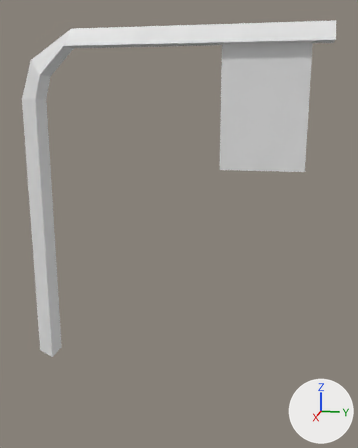
Before and after pictures for a commit that changed the FBX model client/Assets/Resources/Embeded/World/Location/FBX/fbTrafficLightMini.fbx.
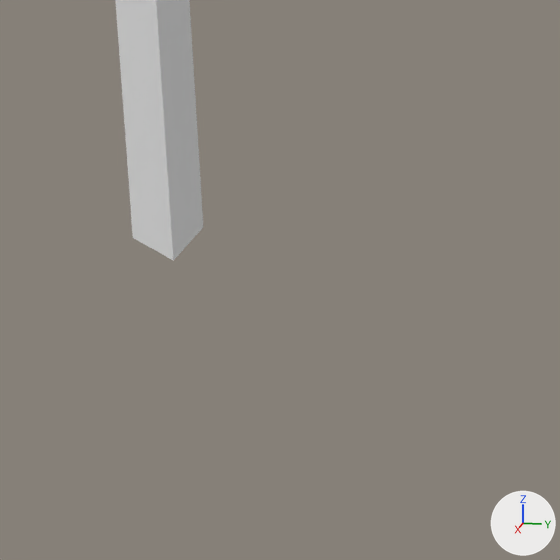
Each version is shown whole from a 50 mm lens placed at (11.14, 170.84, 3.79), pointed at (4.35, 169.48, 2.09), then close up on the part from 0% to 47% of the width and 62% to 100% of the height. Lighting does not change. The marker at lower right points along +X, +Y and +Z. Materials are left out; every surface is plain grey. Where no turn or scale is listed for an object, it has been applied to the vertices.

The older version as bpy lines, for what is in view:
```python
me_cylinder_010 = bpy.data.meshes.new('Cylinder.010')
me_cylinder_010.from_pydata(...)  # 68 vertices, 63 faces; spans x -0.18..0.17, y -0.85..3.36, z -0.07..4.75
me_cylinder_010.materials.append(mat_material_014)
# before: 0 (-0.01, -0.85, -0.07) at pixel (132, 237), 2 (-0.18, -0.55, -0.07) at pixel (203, 227), 4 (0.16, -0.55, -0.07) at pixel (173, 260), 13 (-0.01, -0.55, -0.07) at pixel (188, 243)
ob_cylinder_008 = bpy.data.objects.new('Cylinder.008', me_cylinder_010)
ob_cylinder_008.location = (4.475, 168.082, 0.0)
```
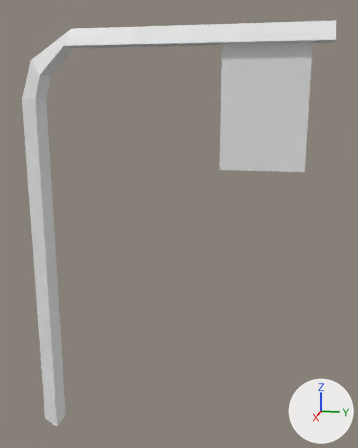
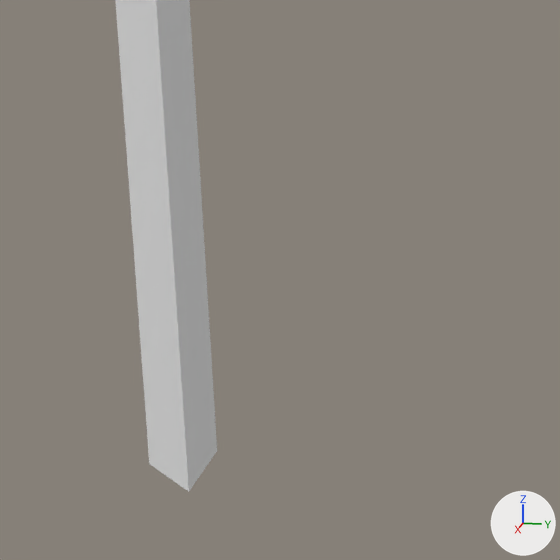
The newer file is also turned or shifted as a whole; pictures and numbers use the older file's frame.

Changed parts and their boxes [x1, y1, x2, y2] in the close-ups (560 x 560 px):
'Cylinder.008', reshaped: before [115, 0, 203, 261]; after [115, 0, 217, 492]

The change in detail:
me_cylinder_010 is used by ob_cylinder_008; location (4.475, 168.082, 0.0).
Verts and faces of me_cylinder_010; kept vertices keep their numbers, new ones are numbered from 68.
me_cylinder_010 had 68 vertices, 63 faces and spanned x -0.18..0.17, y -0.85..3.36, z -0.07..4.75.
me_cylinder_010 now has 68 vertices, 64 faces and spans x -0.18..0.17, y -0.85..3.36, z -1.32..4.75.
Part 1, on me_cylinder_010:
Vertices 0, 2, 4, 13 move by (0.0, 0.0, -1.25).
